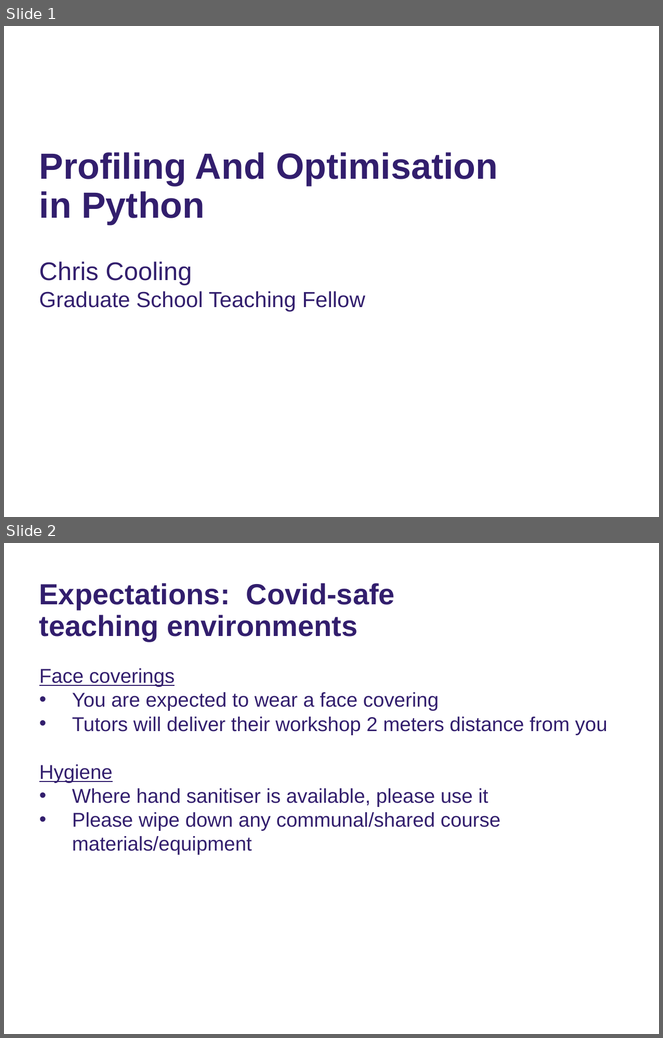
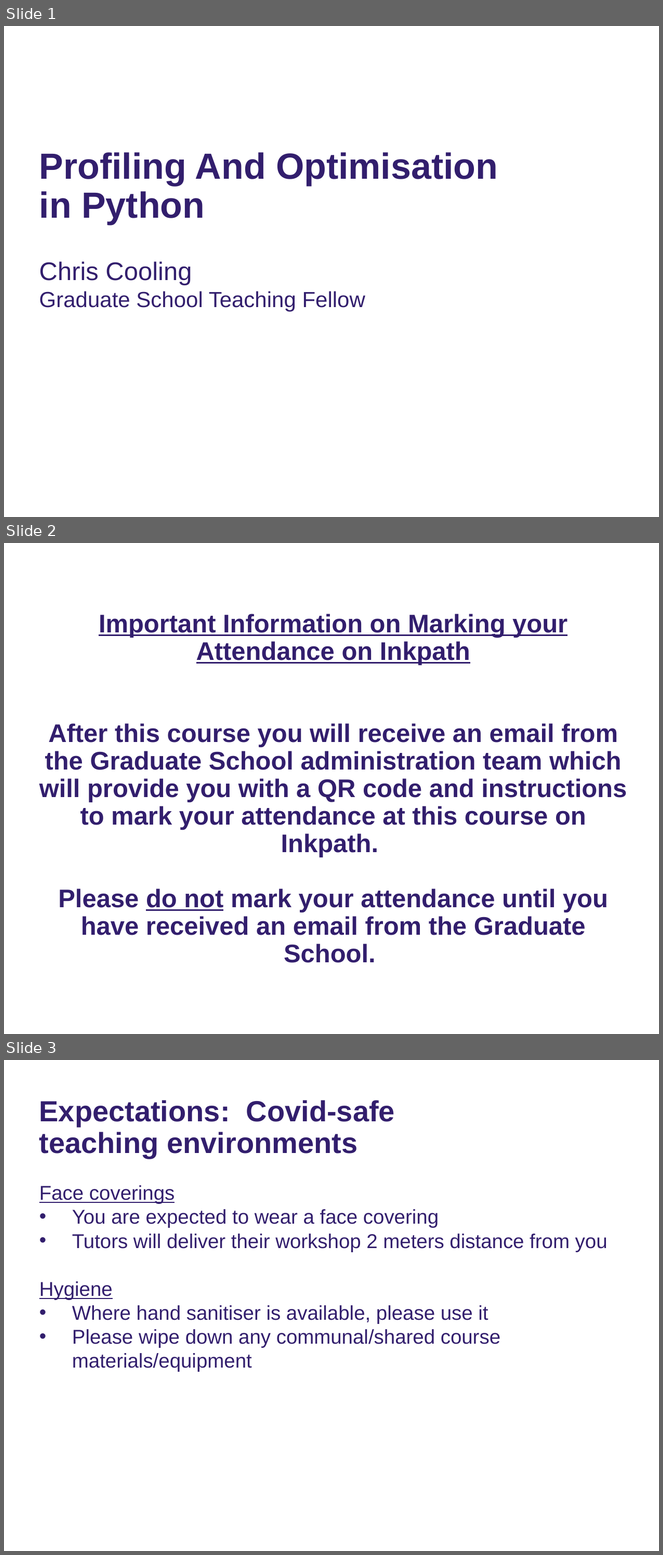
Before and after one commit to ImperialCollegeLondon/RCDS-profiling-and-optimisation-in-python, a slide deck: Proifling and Optimisation in Python Slides.pptx. Shown one above the other, each under a label of ours: slides 1 and 2 before the commit, slides 1, 2 and 3 after it. The pictures are 663x1038 and 663x1555 pixels, drawn with LibreOffice and Linux fonts; fonts in the diff are those of the drawing; background and template pictures are left out. Boxes give left, top, right and bottom in pixels: in the first picture for what was removed or moved away, otherwise in the second. Text is boxed around its words. In the diff, an @@ line names an element or a change of style, - is before the commit and + after.

Commit message:
Added Inkpath slide

```diff
--- a/Proifling and Optimisation in Python Slides.pptx
+++ b/Proifling and Optimisation in Python Slides.pptx
@@ slide 2 added at [4, 543, 659, 1034], background #FFFFFF @@
@@ title added at [39, 641, 627, 963], 28 pt, text #321E6D, bold @@
+Important Information on Marking your Attendance on Inkpath
+After this course you will receive an email from the Graduate School administration team which will provide you with a QR code and instructions to mark your attendance at this course on Inkpath.
+Please do not mark your attendance until you have received an email from the Graduate School.
@@ what was slide 2 is now slide 3 @@
```
